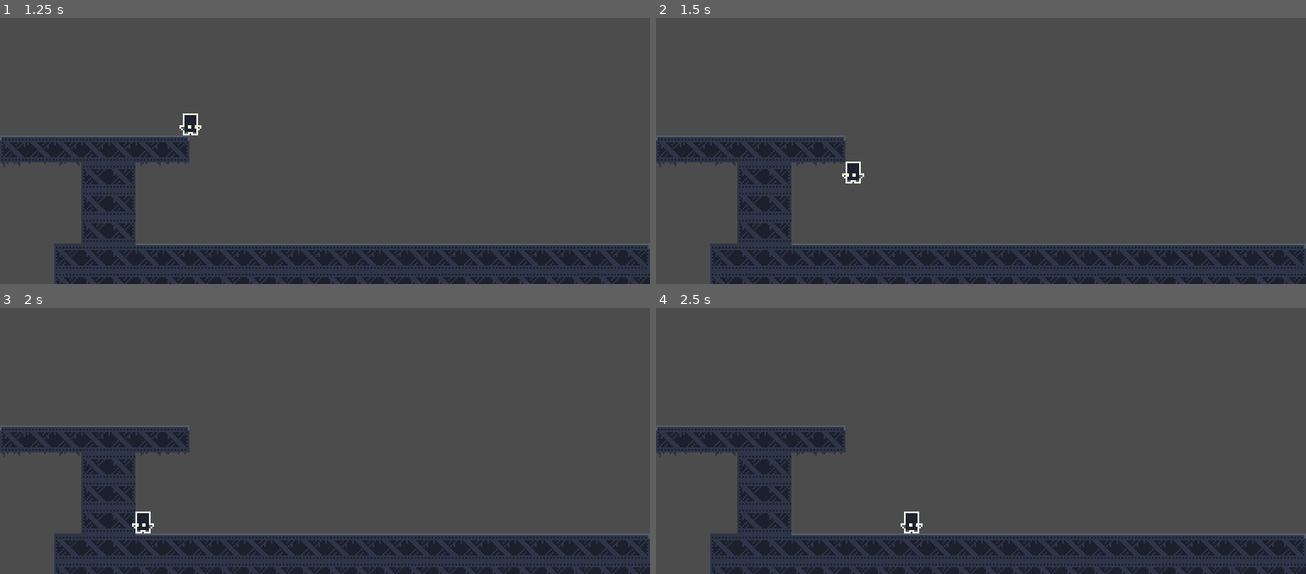
Above: before the commit, frames 1-4 (two rows, left to right).
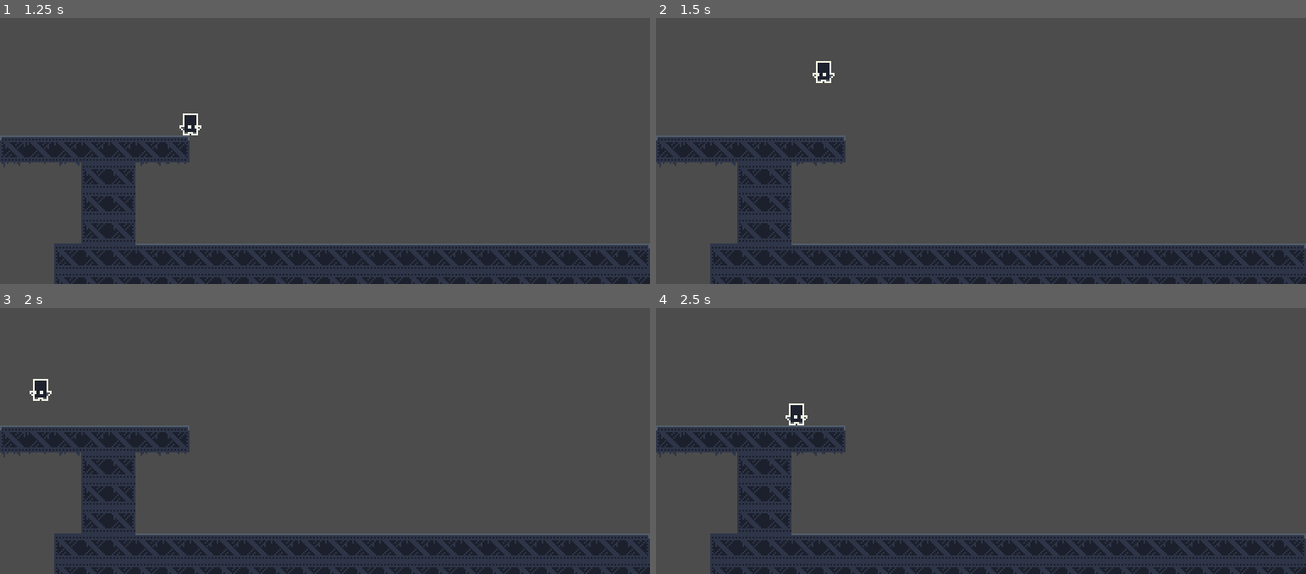
Above: after the commit, the same moments.

Repository: CodePidgy/Time-Step
Game: Godot game, scene res://src/Main/Game.tscn
Same seed, same stepped clock (60 frames per second), same inputs: the game is played once before the commit and once after it.
Inputs:
- Up to frame 1 (1.25 s): tap Enter at 0.5 s; hold D (move_right) from 0.53 s (still down); hold Space (jump) from 0.53 s (still down)
- Up to frame 2 (1.5 s): release D (move_right) at 1.28 s; release Space (jump) at 1.28 s; hold A (move_left) from 1.28 s (still down); tap Space (jump) at 1.35 s
- Up to frame 3 (2 s): keep holding A (move_left); tap Space (jump) at 1.52, 1.82 s
- Up to frame 4 (2.5 s): release A (move_left) at 2.03 s; hold D (move_right) from 2.03 s (still down); hold Space (jump) from 2.03 s (still down)

Frame 1 is identical in both runs. In frame 2, 0.4% of the frame differs, in the area x 24-33%, y 16-63%; in frame 3, 0.4%; in frame 4, 0.4%.

Commit message:
Improved Game Timer and Player Wait interaction

Diff:
--- a/src/Actor/Player/Player.gd
+++ b/src/Actor/Player/Player.gd
@@ -3,11 +3,16 @@
 
 onready var GRAVITY = ProjectSettings.get("physics/2d/default_gravity")
 onready var SPRITE = $Sprite
+onready var SM = $StateMachine
 
 export var SPEED = 150
 export var JUMP_VELOCITY = 350
 
 var velocity = Vector2.ZERO
+
+
+func _ready():
+	Globals.PLAYER = self
 
 
 func apply_gravity(delta):
--- a/src/Actor/Player/PlayerSM.gd
+++ b/src/Actor/Player/PlayerSM.gd
@@ -6,15 +6,14 @@
 
 
 func _input(event):
-	if Globals.GAME.started:
-		if state == States.IDLE or state == States.RUN:
-			if event.is_action_pressed("jump"):
-				state = States.JUMP
-				parent.velocity.y = -parent.JUMP_VELOCITY
+	if state == States.IDLE or state == States.RUN:
+		if event.is_action_pressed("jump"):
+			state = States.JUMP
+			parent.velocity.y = -parent.JUMP_VELOCITY
 
 
 func _state_logic(delta):
-	if Globals.GAME.started:
+	if state != States.WAIT:
 		parent.apply_gravity(delta)
 		parent.handle_move_input()
 		parent.apply_movement()
--- a/src/Main/Game.gd
+++ b/src/Main/Game.gd
@@ -16,6 +16,7 @@
 	if not started and event.is_action_pressed("jump"):
 		started = true
 		TIMER.start()
+		Globals.PLAYER.SM.state = Globals.PLAYER.SM.States.IDLE
 
 
 func _load_next_level():
--- a/src/Main/Globals.gd
+++ b/src/Main/Globals.gd
@@ -2,3 +2,4 @@
 
 
 var GAME
+var PLAYER
